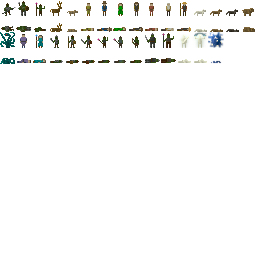
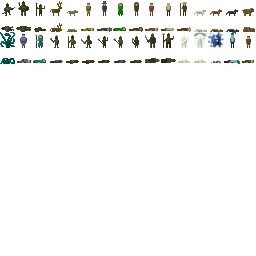
The second (256, 256) image is a revision of the first. Changes to its layers:
painted on "Background" over [224, 32, 254, 64]
